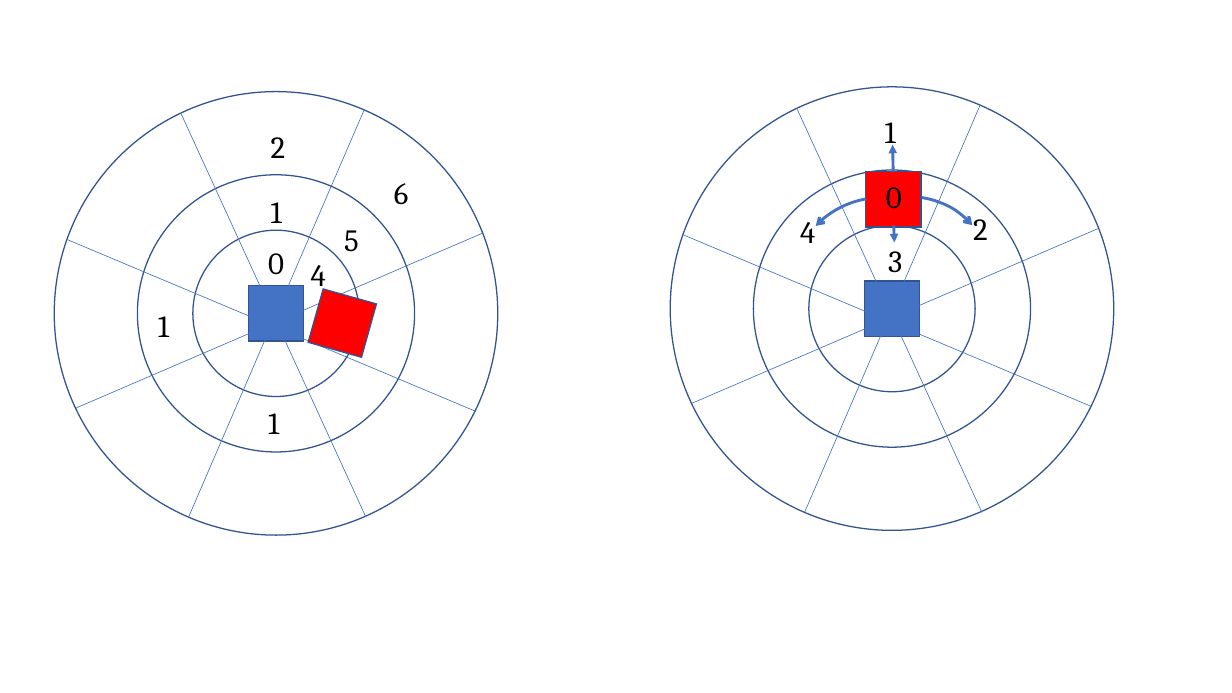
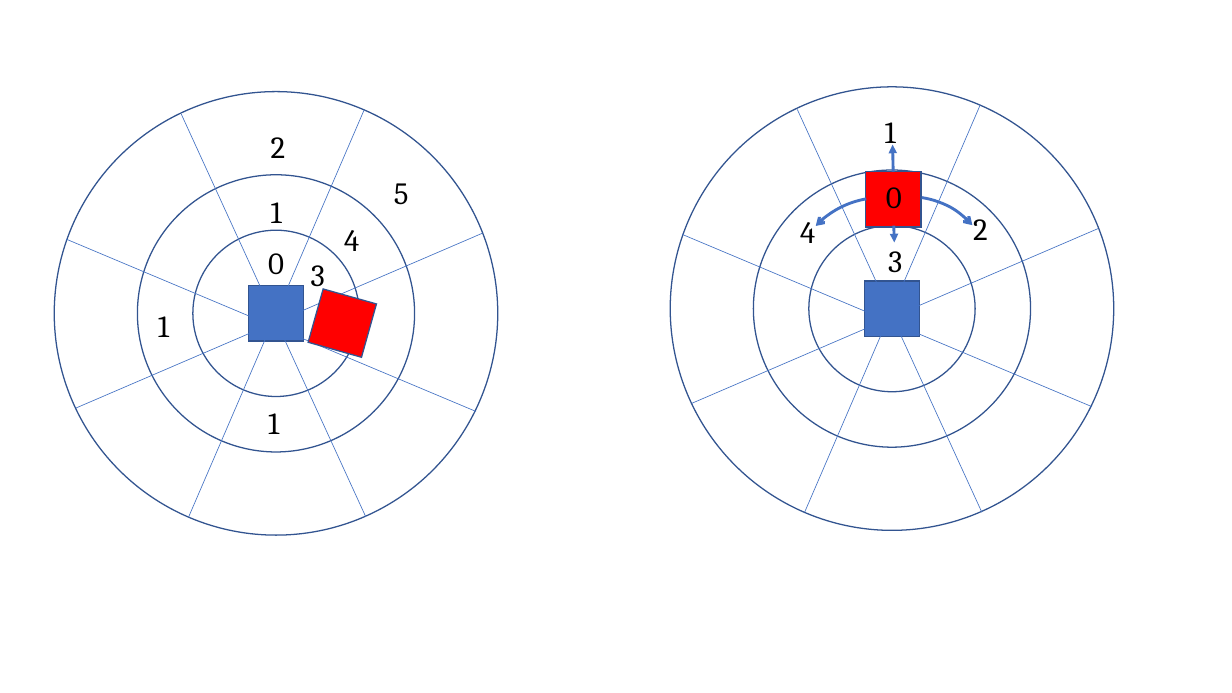
Before and after one commit to tuandnvn/learn-to-perform, a slide deck: slide 3 of miscellanous/shape2.pptx. Drawn at 1232x693 pixels with LibreOffice and Linux fonts; fonts in the diff are those of the drawing. Boxes give left, top, right and bottom in pixels: in the first picture for what was removed or moved away, otherwise in the second. Text is boxed around its words. In the diff, an @@ line names an element or a change of style, - is before the commit and + after.

```diff
--- a/miscellanous/shape2.pptx
+++ b/miscellanous/shape2.pptx
@@ text "5": place and size @@
-text "5" at (344, 230, 359, 252)
+text "5" at (394, 183, 409, 205)
@@ text removed at (394, 183, 408, 205) @@
-6
@@ text "4" rewrapped from (311, 265, 326, 293) to (344, 230, 359, 251) @@
@@ text added at (311, 265, 325, 293), 24 pt, text #000000 @@
+3
```
Also in this commit, not shown: 16 other files.
